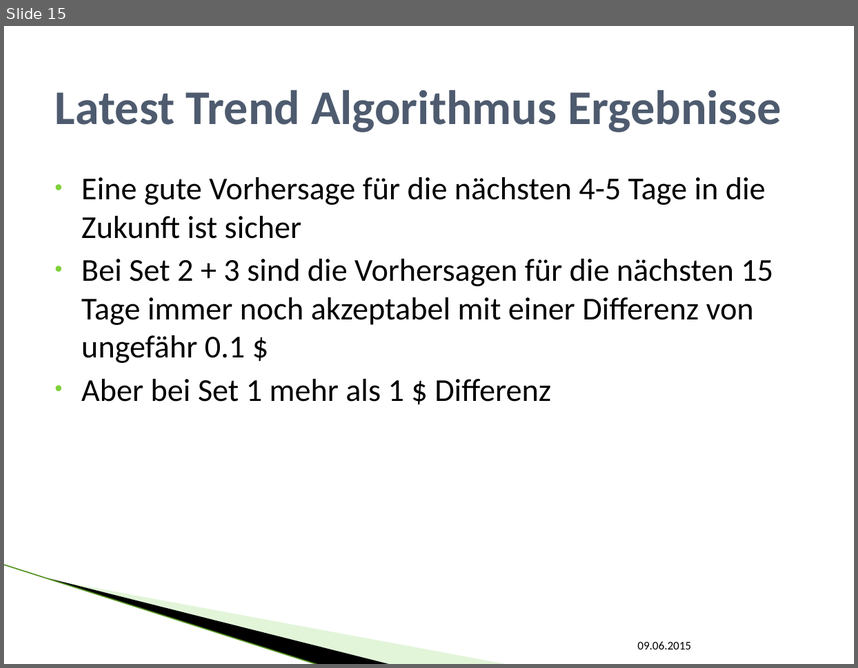
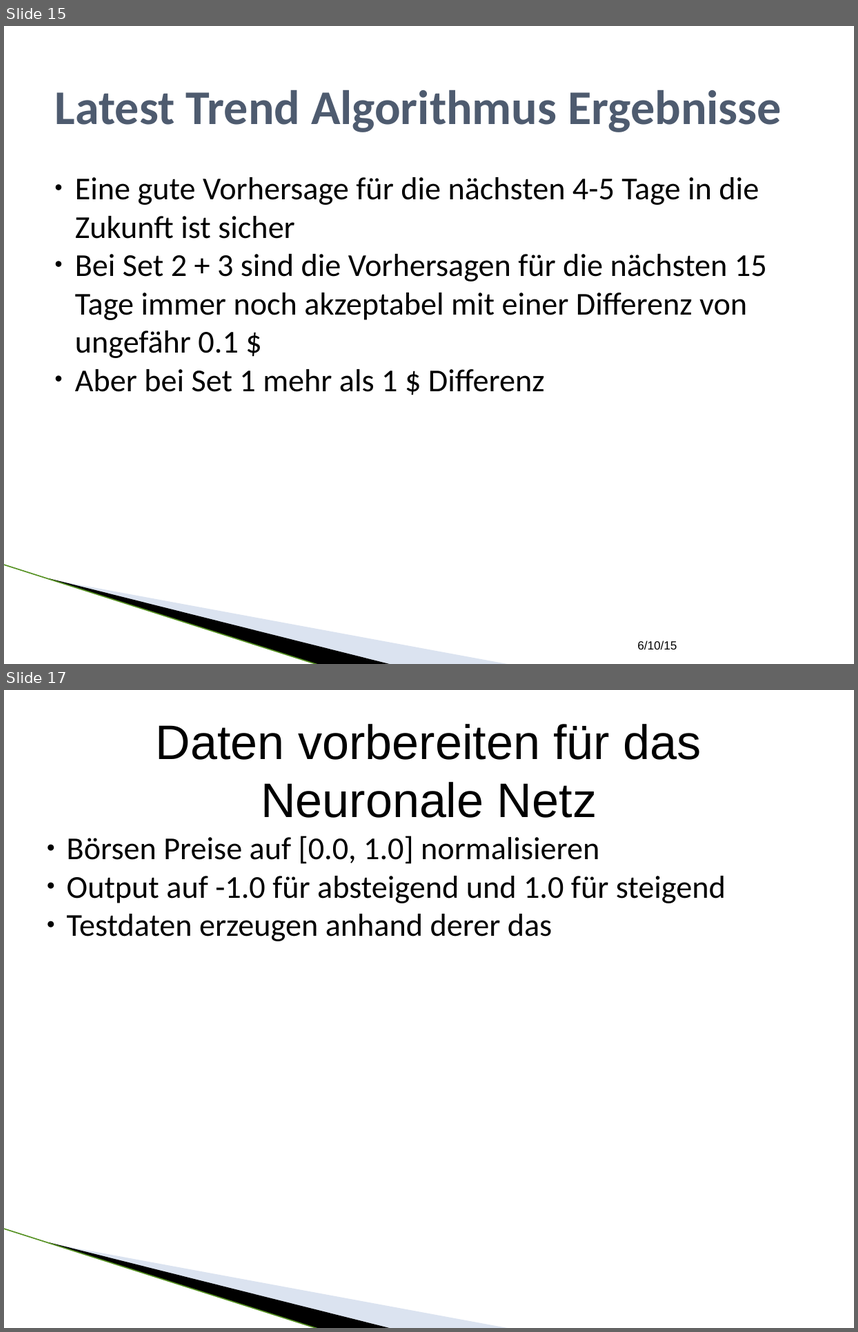
Before and after one commit to SEPSkyware6MM/StockForecast, a slide deck: ALR_Vortrag.pptx. Shown one above the other, each under a label of ours: slide 15 before the commit, slides 15 and 17 after it; the slides between them are not shown. The pictures are 858x668 and 858x1332 pixels, drawn with LibreOffice and Linux fonts; fonts in the diff are those of the drawing; background and template pictures are left out. Boxes give left, top, right and bottom in pixels: in the first picture for what was removed or moved away, otherwise in the second. Text is boxed around its words. In the diff, an @@ line names an element or a change of style, - is before the commit and + after.

```diff
--- a/ALR_Vortrag.pptx
+++ b/ALR_Vortrag.pptx
@@ slide 17 added at box(4, 690, 854, 1328), background #FFFFFF; not listed: 3 template elements that a slide beside it also shows @@
@@ text added at box(156, 724, 702, 818), 41 pt, text #000000 @@
+Daten vorbereiten für das Neuronale Netz
@@ text added at box(67, 836, 726, 941), 27 pt, text #000000 @@
+● Börsen Preise auf [0.0, 1.0] normalisieren
+● Output auf -1.0 für absteigend und 1.0 für steigend
+● Testdaten erzeugen anhand derer das
@@ slide 15 changed as well @@
@@ text "Eine gute Vorhersage für die ..." at box(75, 177, 767, 392): indent changed; less space between paragraphs @@
@@ line (4, 564) - (319, 664): stroke #B1E399 0.95 pt to #559122 0.96 pt @@
@@ freeform shape at box(49, 578, 392, 664): outline redrawn @@
@@ freeform shape at box(51, 579, 510, 664): fill #B8E7A1 at 40% opacity to #A7B9DB at 40% opacity @@
@@ text at box(637, 640, 677, 650): text changed; font Calibri to Arial @@
-09.06.2015
+6/10/15
```
Also in this commit, not shown: 15 other slides changed, 2 other slides added, 1 slide removed.
